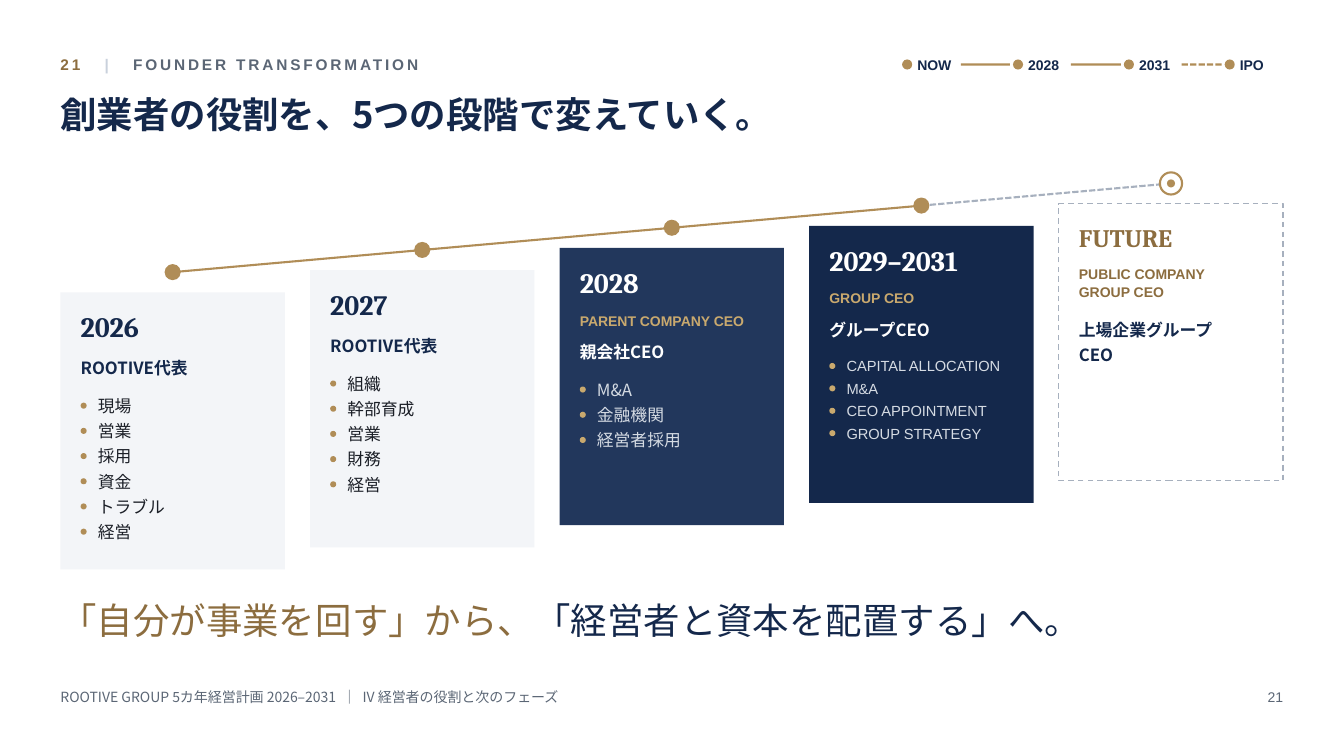
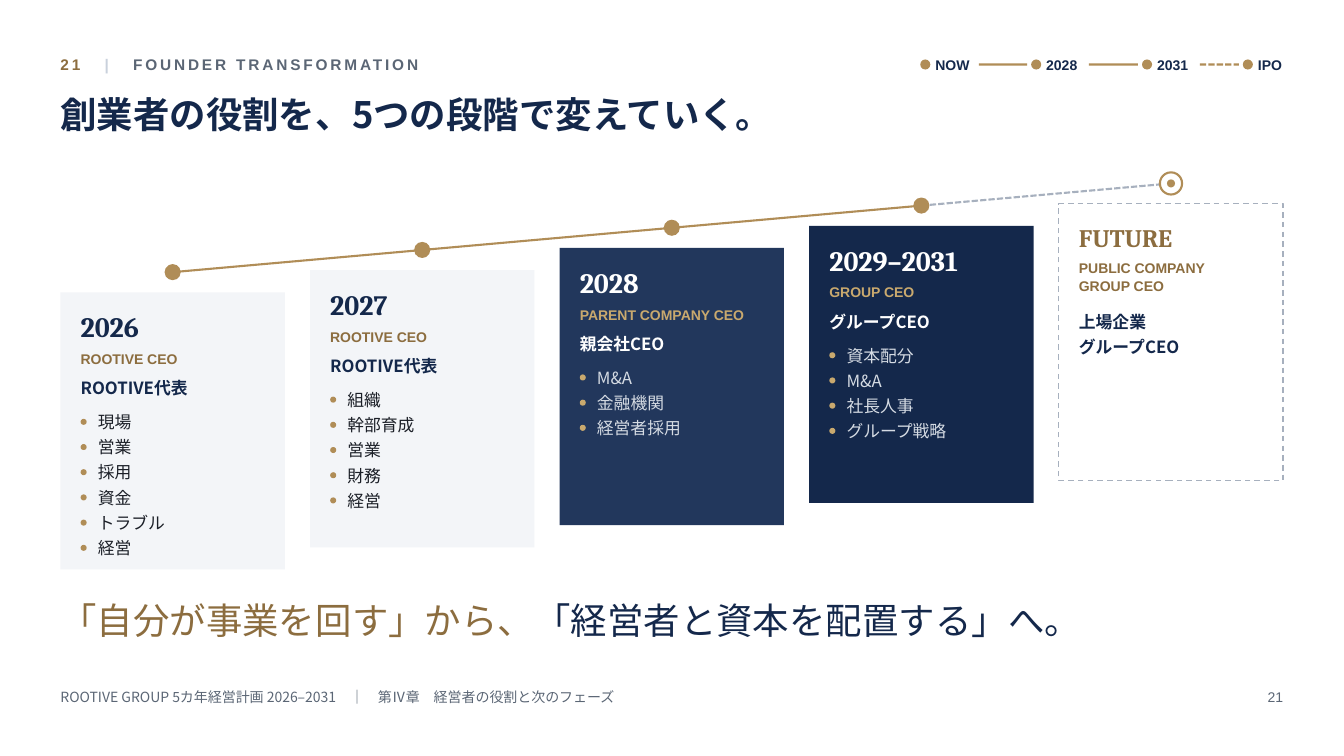
Before and after one commit to rootivebiz-create/ROOTIVE, a slide deck: slide 21 of docs/management-plan/ROOTIVE_GROUP_5year_plan_2026-2031.pptx. Drawn at 1344x756 pixels with LibreOffice and Linux fonts; fonts in the diff are those of the drawing. Boxes give left, top, right and bottom in pixels: in the first picture for what was removed or moved away, otherwise in the second. Text is boxed around its words. In the diff, an @@ line names an element or a change of style, - is before the commit and + after.

```diff
--- a/docs/management-plan/ROOTIVE_GROUP_5year_plan_2026-2031.pptx
+++ b/docs/management-plan/ROOTIVE_GROUP_5year_plan_2026-2031.pptx
@@ text "IPO": place and size @@
-text "IPO" at [1240, 60, 1264, 70]
+text "IPO" at [1258, 60, 1282, 70]
@@ 4 ellipses, 3 texts, 3 lines: place and size @@
-4 ellipses, 3 texts, 3 lines at [902, 59, 1235, 70]
+4 ellipses, 3 texts, 3 lines at [921, 59, 1253, 70]
@@ text at [1079, 313, 1179, 355]: spaces changed @@
-上場企業グループ
-CEO
+上場企業
+グループCEO
@@ text added at [81, 354, 177, 364], 10 pt, text #8C6D3F, bold @@
+ROOTIVE CEO
@@ text "ROOTIVE代表": place and size @@
-text "ROOTIVE代表" at [330, 337, 437, 354]
+text "ROOTIVE代表" at [330, 357, 437, 374]
@@ text added at [330, 332, 427, 342], 10 pt, text #8C6D3F, bold @@
+ROOTIVE CEO
@@ text added at [847, 348, 914, 364], 12 pt, text #D5DBE3 @@
+資本配分
@@ text "ROOTIVE代表": place and size @@
-text "ROOTIVE代表" at [81, 359, 188, 376]
+text "ROOTIVE代表" at [81, 379, 188, 396]
@@ 3 texts, 2 ellipses: place and size @@
-3 texts, 2 ellipses at [580, 269, 1205, 414]
+3 texts, 2 ellipses at [580, 263, 1205, 409]
@@ text "M&A" at [847, 374, 882, 387]: size 10.5 to 12 pt, font Arial to Noto Sans CJK JP @@
@@ text removed at [847, 360, 1000, 371] @@
-CAPITAL ALLOCATION
@@ 12 ellipses, 6 texts: place and size @@
-12 ellipses, 6 texts at [81, 321, 929, 535]
+12 ellipses, 6 texts at [81, 313, 929, 526]
@@ text removed at [847, 405, 986, 416] @@
-CEO APPOINTMENT
@@ text added at [847, 398, 914, 414], 12 pt, text #D5DBE3 @@
+社長人事
@@ ellipse: place and size @@
-ellipse at [580, 437, 586, 443]
+ellipse at [580, 424, 586, 431]
@@ text removed at [847, 428, 982, 439] @@
-GROUP STRATEGY
@@ text added at [847, 423, 947, 439], 12 pt, text #D5DBE3 @@
+グループ戦略
@@ ellipse: place and size @@
-ellipse at [331, 380, 337, 386]
+ellipse at [331, 497, 337, 503]
@@ 11 texts: place and size @@
-11 texts at [98, 376, 414, 540]
+11 texts at [98, 392, 414, 556]
@@ ellipse: place and size @@
-ellipse at [81, 403, 87, 409]
+ellipse at [81, 545, 87, 552]
@@ text at [60, 690, 615, 703]: text changed @@
-ROOTIVE GROUP 5カ年経営計画 2026–2031 ｜ IV 経営者の役割と次のフェーズ
+ROOTIVE GROUP 5カ年経営計画 2026–2031 ｜ 第Ⅳ章 経営者の役割と次のフェーズ
```
Also in this commit, not shown: 23 other slides changed, 2 other files.
